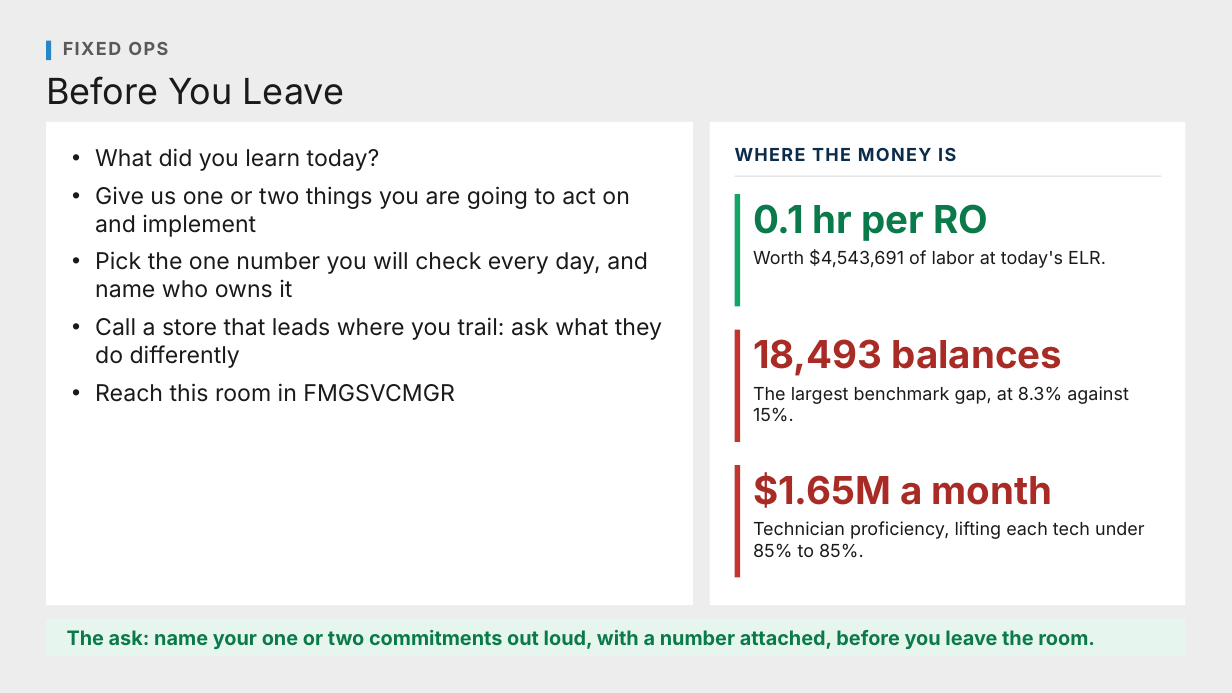
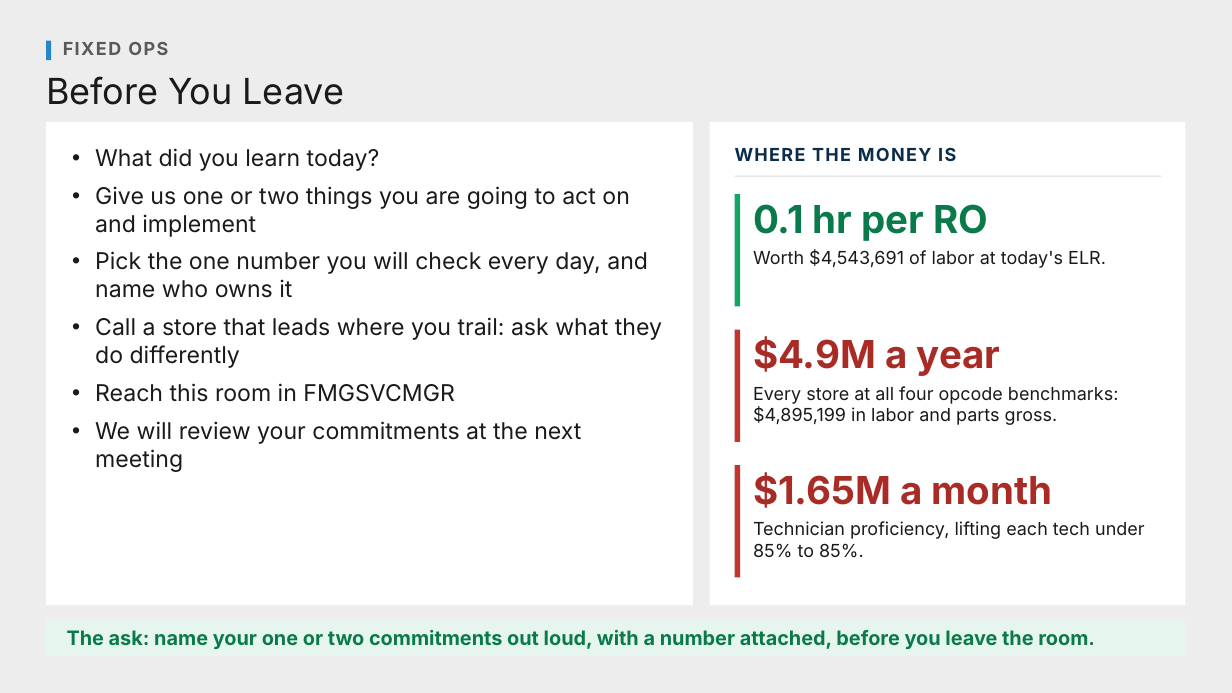
Before and after one commit to Ndresner/Noah, a slide deck: slide 14 of day2-deck/decks/Talking Points - Day 2.pptx. Drawn at 1232x693 pixels with LibreOffice and Linux fonts; fonts in the diff are those of the drawing. Boxes give left, top, right and bottom in pixels: in the first picture for what was removed or moved away, otherwise in the second. Text is boxed around its words. In the diff, an @@ line names an element or a change of style, - is before the commit and + after.

```diff
--- a/day2-deck/decks/Talking Points - Day 2.pptx
+++ b/day2-deck/decks/Talking Points - Day 2.pptx
@@ text at bbox=[753, 336, 1001, 376]: text changed @@
-18,493 balances
+$4.9M a year
@@ text at bbox=[753, 386, 1119, 425]: text changed @@
-The largest benchmark gap, at 8.3% against 15%.
+Every store at all four opcode benchmarks: $4,895,199 in labor and parts gross.
@@ text at bbox=[95, 421, 581, 472]: paragraph added @@
+• We will review your commitments at the next meeting
```
Also in this commit, not shown: 5 other files.
